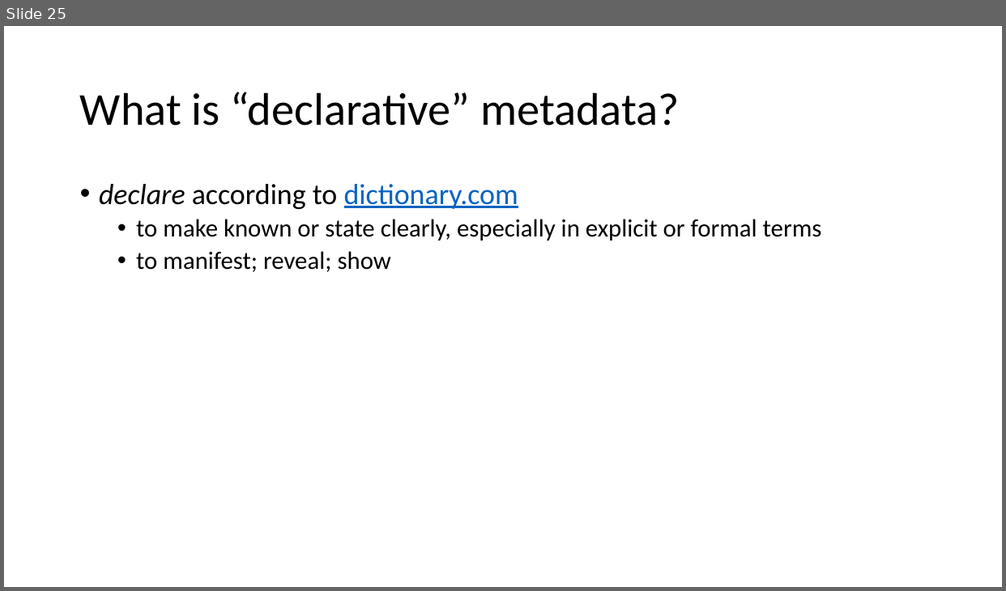
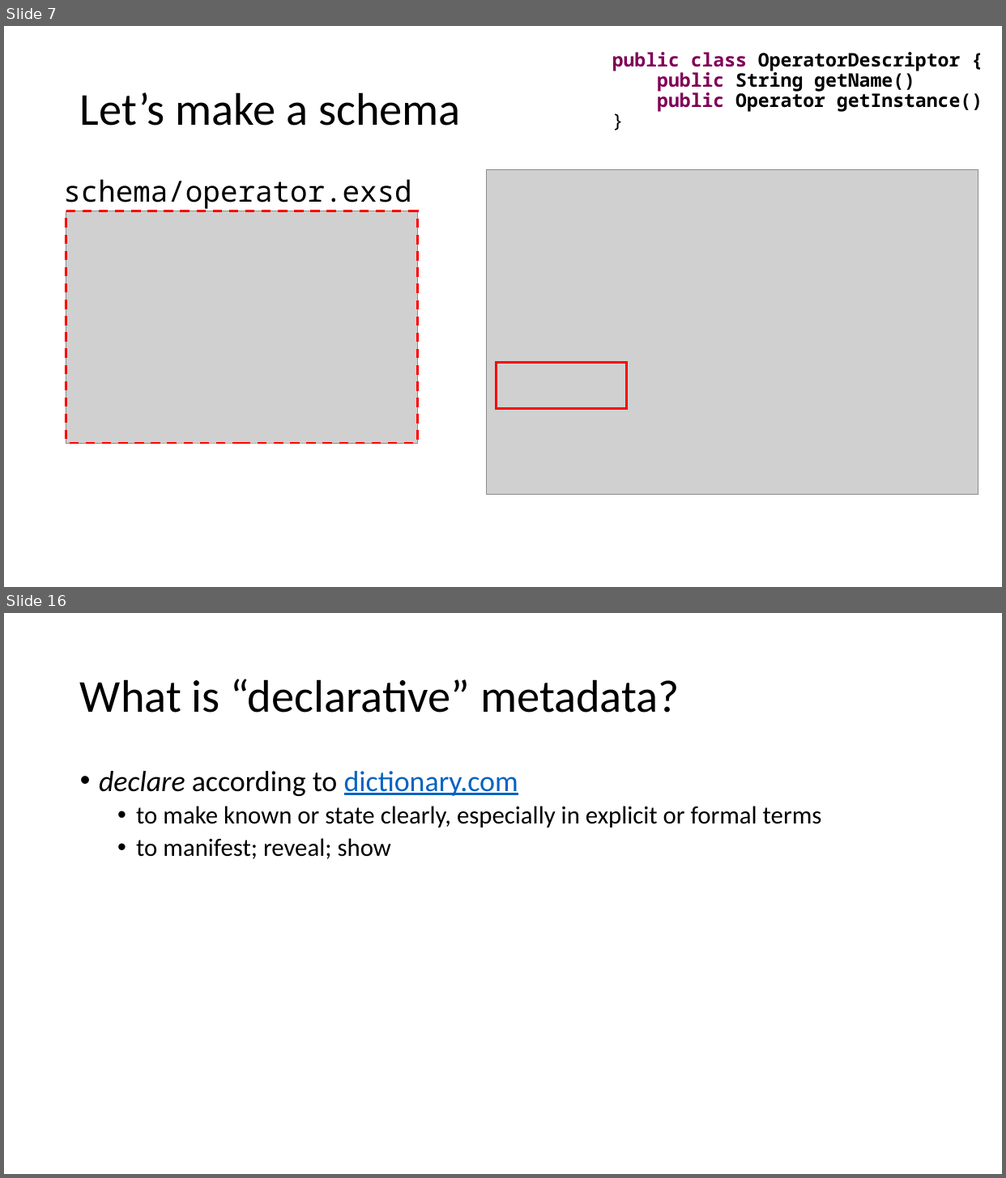
Before and after one commit to diffplug/sockets-and-plugs, a slide deck: Sockets and Plugs.pptx. Shown one above the other, each under a label of ours: slide 25 before the commit, slides 7 and 16 after it; the slides between them are not shown. The pictures are 1006x591 and 1006x1178 pixels, drawn with LibreOffice and Linux fonts; fonts in the diff are those of the drawing; grey boxes stand for pictures. Boxes give left, top, right and bottom in pixels: in the first picture for what was removed or moved away, otherwise in the second. Text is boxed around its words. In the diff, an @@ line names an element or a change of style, - is before the commit and + after.

```diff
--- a/Sockets and Plugs.pptx
+++ b/Sockets and Plugs.pptx
@@ slide 7 added at [4, 26, 1002, 587], background #FFFFFF @@
@@ text added at [612, 52, 982, 112], 18 pt, text #000000, bold @@
+public class OperatorDescriptor {
+public String getName()
+public Operator getInstance()
+}
@@ title added at [80, 92, 461, 126], 44 pt, text #000000 @@
+Let’s make a schema
@@ picture added at [487, 169, 978, 495] @@
@@ text added at [63, 179, 411, 209], 28 pt, text #000000 @@
+schema/operator.exsd
@@ picture added at [66, 211, 417, 444] @@
@@ rectangle added at [66, 211, 417, 444], outline #FF0000 2.25 pt dashed @@
@@ rectangle added at [496, 363, 627, 408], outline #FF0000 2.25 pt @@
@@ what was slide 25 is now slide 16 @@
```
Also in this commit, not shown: 11 slides changed, 8 other slides added, 5 slides removed.
